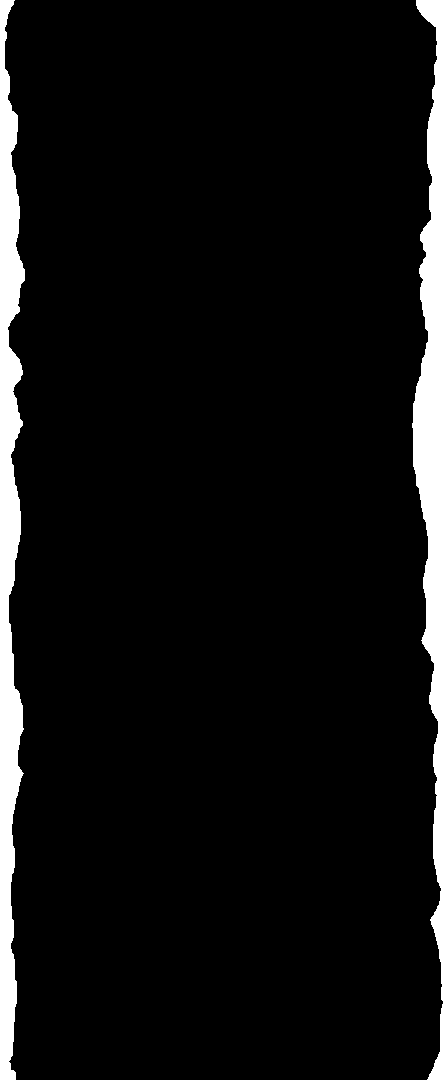
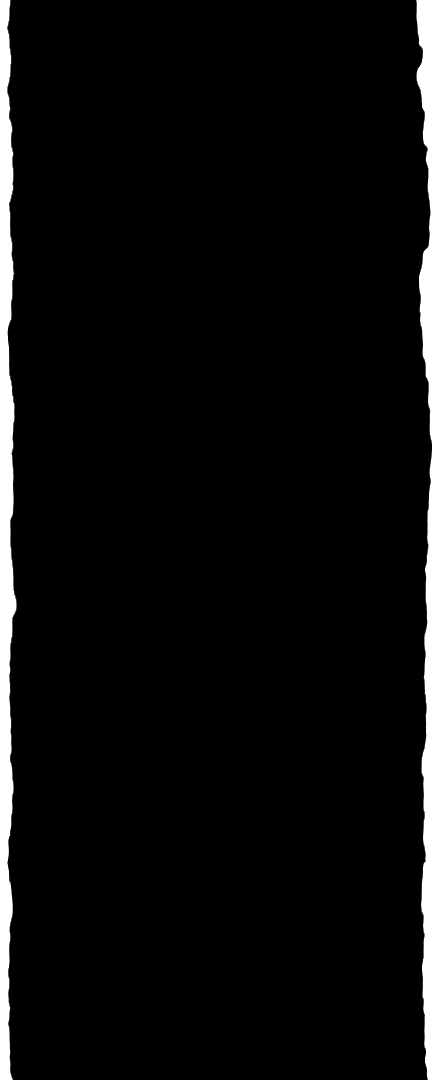
Revision of a layered 444px x 1080px image; what changed, layer by layer:
added layer "Layer 2" above "Layer 1" over [7,0,432,1080]
painted on "Layer 1" over [5,0,443,1080]
